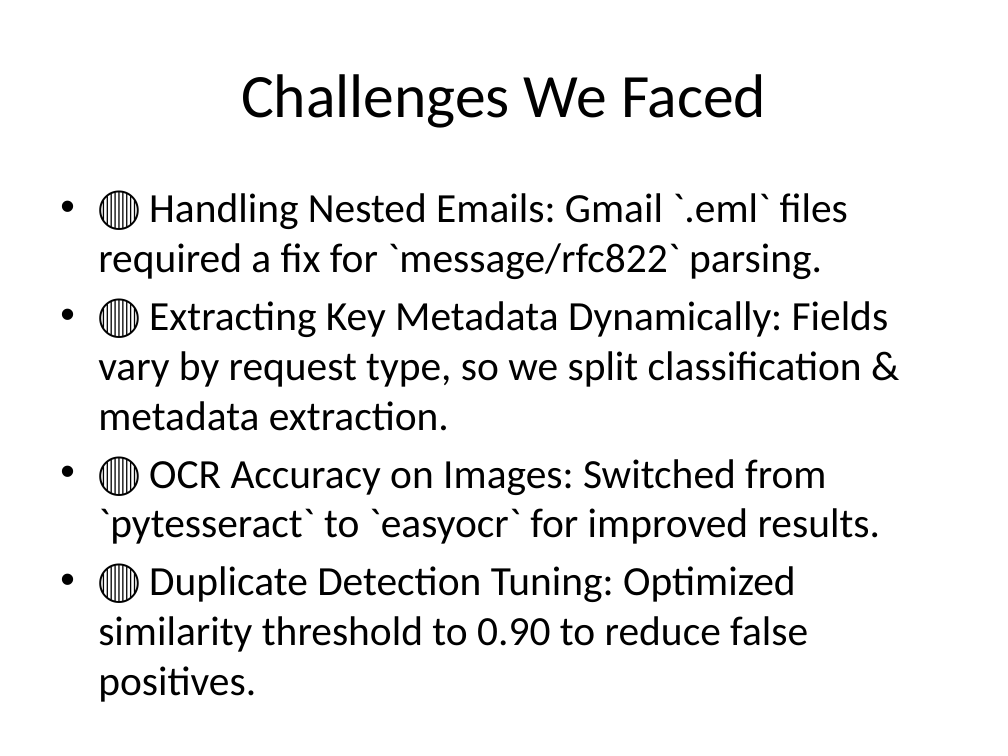
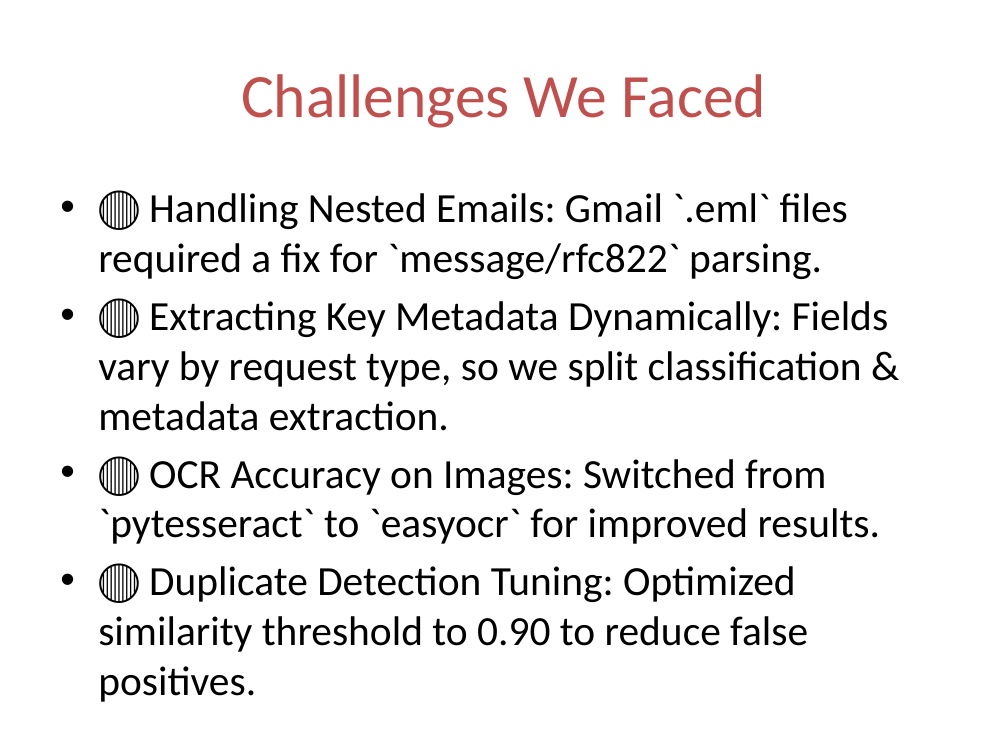
Before and after one commit to ewfx/gaied-ai-sparklers, a slide deck: slide 6 of artifacts/arch/AI_Email_Classification_Presentation.pptx. Drawn at 1008x756 pixels with LibreOffice and Linux fonts; fonts in the diff are those of the drawing. Boxes give left, top, right and bottom in pixels: in the first picture for what was removed or moved away, otherwise in the second. Text is boxed around its words. In the diff, an @@ line names an element or a change of style, - is before the commit and + after.

```diff
--- a/artifacts/arch/AI_Email_Classification_Presentation.pptx
+++ b/artifacts/arch/AI_Email_Classification_Presentation.pptx
@@ title "Challenges We Faced" at (241, 74, 766, 128): text colour #000000 to #C0504D @@
```
Also in this commit, not shown: 6 other slides changed.
